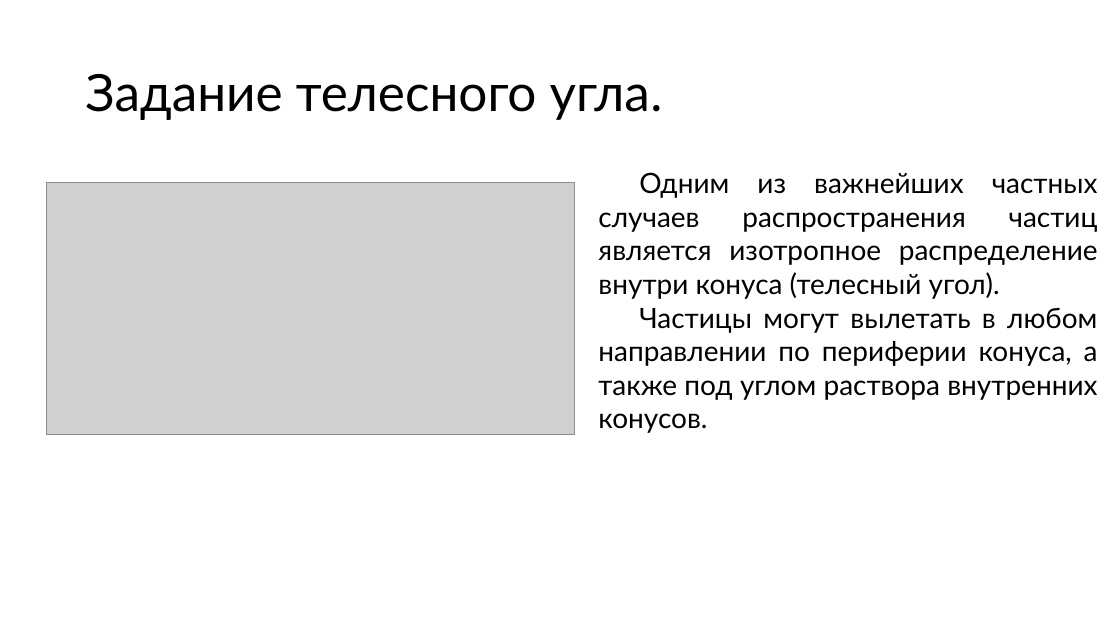
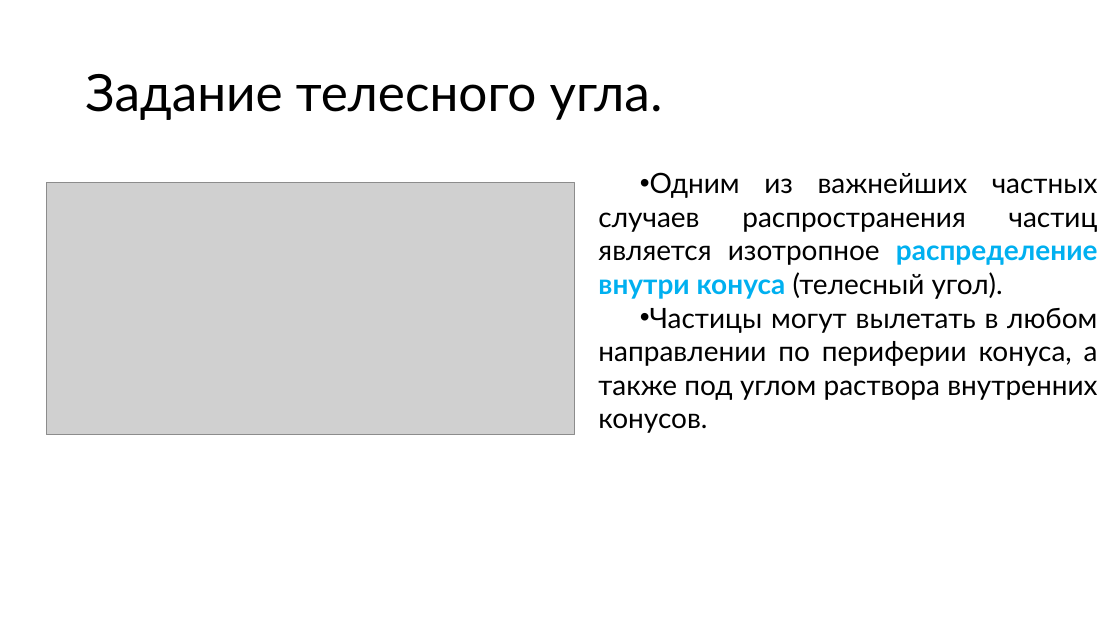
Before and after one commit to ChytyGit/iate_geant4_repository, a slide deck: slide 16 of additions/presentations/#4.pptx. Drawn at 1120x630 pixels with LibreOffice and Linux fonts; fonts in the diff are those of the drawing; grey boxes stand for pictures. Boxes give left, top, right and bottom in pixels: in the first picture for what was removed or moved away, otherwise in the second. Text is boxed around its words. In the diff, an @@ line names an element or a change of style, - is before the commit and + after.

```diff
--- a/additions/presentations/#4.pptx
+++ b/additions/presentations/#4.pptx
@@ text "Одним из важнейших частных случаев ..." at bbox=[598, 172, 1098, 433]: text colour #000000 to #00B0F0, bold on in "распределение внутри конуса"; bullet none to • @@
```
Also in this commit, not shown: 1 slide added, 3 other files.
